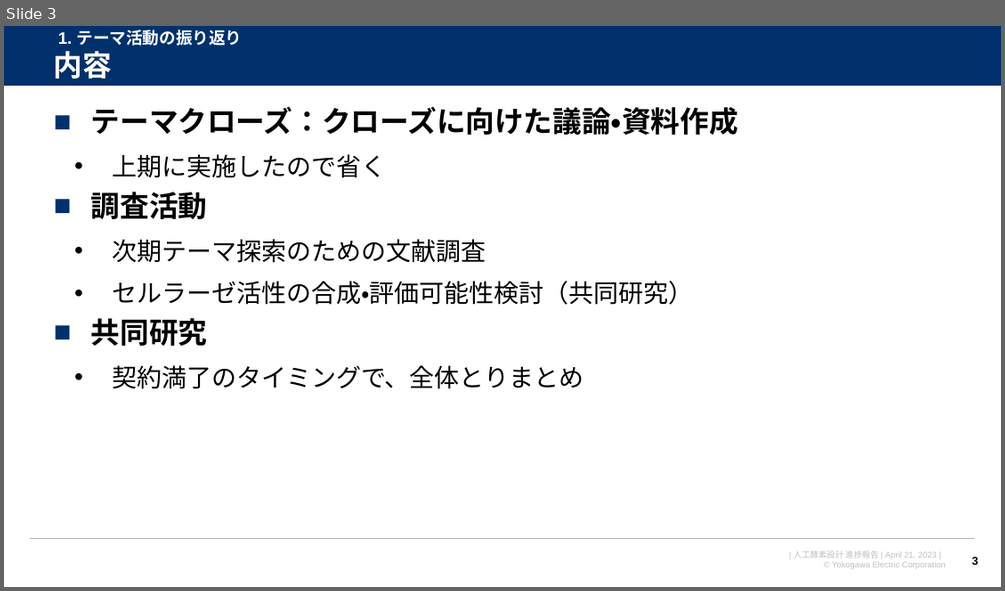
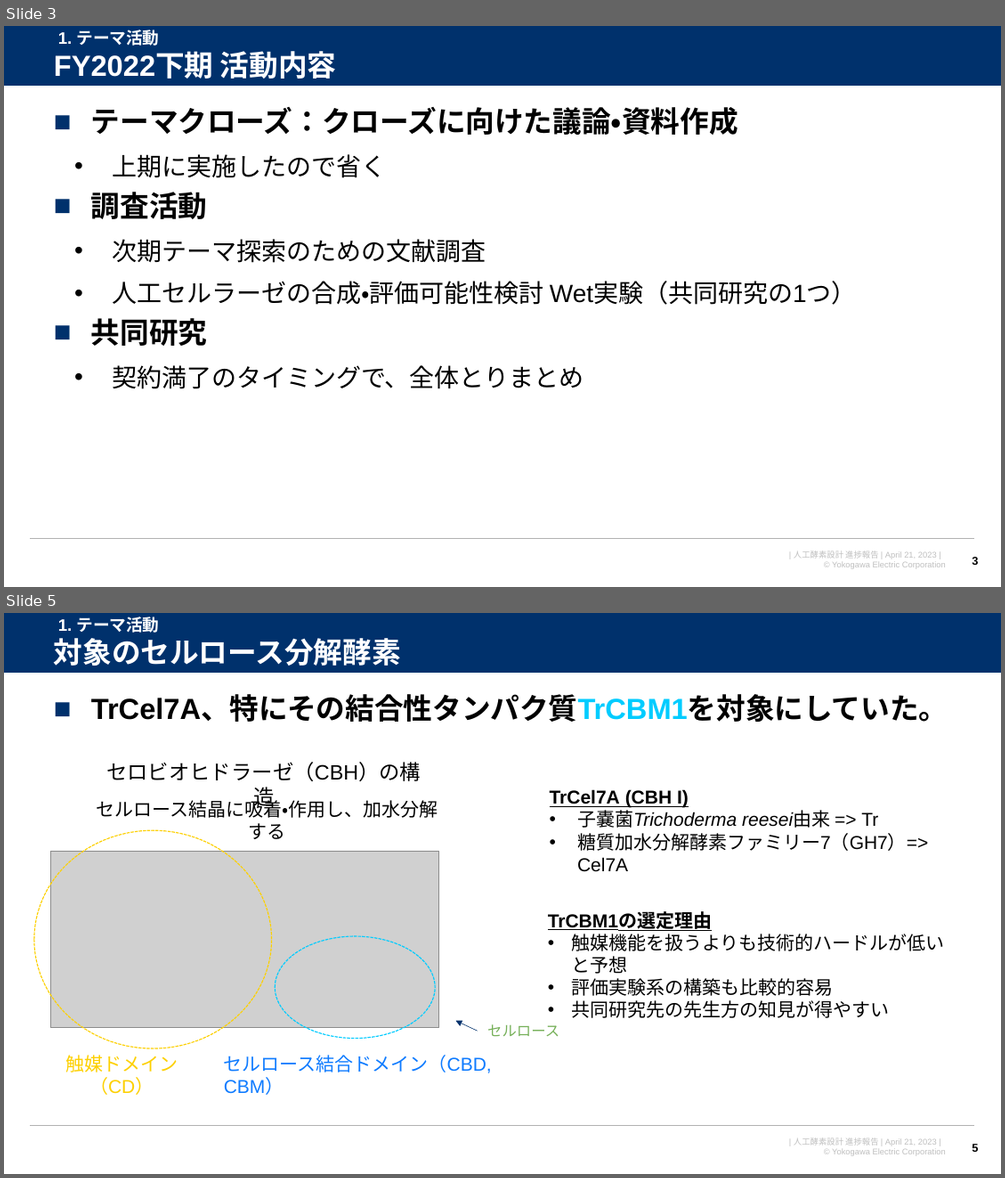
Before and after one commit to watarukumagai-git/denovo, a slide deck: joint_res/230421_人工酵素設計_進捗報告_rev.0.pptx. Shown one above the other, each under a label of ours: slide 3 before the commit, slides 3 and 5 after it; the slides between them are not shown. The pictures are 1005x591 and 1005x1178 pixels, drawn with LibreOffice and Linux fonts; fonts in the diff are those of the drawing; grey boxes stand for pictures; background and template pictures are left out. Boxes give left, top, right and bottom in pixels: in the first picture for what was removed or moved away, otherwise in the second. Text is boxed around its words. In the diff, an @@ line names an element or a change of style, - is before the commit and + after.

```diff
--- a/joint_res/230421_人工酵素設計_進捗報告_rev.0.pptx
+++ b/joint_res/230421_人工酵素設計_進捗報告_rev.0.pptx
@@ slide 5 added at (x1=4, y1=613, x2=1001, y2=1174), background #FFFFFF; not listed: 4 template elements that a slide beside it also shows @@
@@ title added at (x1=54, y1=638, x2=401, y2=666), 28 pt, text #FFFFFF, bold @@
+対象のセルロース分解酵素
@@ text added at (x1=58, y1=617, x2=160, y2=633), 16 pt, text #FFFFFF, bold @@
+1. テーマ活動
@@ text added at (x1=91, y1=696, x2=948, y2=722), 28 pt, text #000000, bold @@
+■ TrCel7A、特にその結合性タンパク質TrCBM1を対象にしていた。
@@ text added at (x1=106, y1=762, x2=421, y2=781), 20 pt, text #000000 @@
+セロビオヒドラーゼ（CBH）の構造
@@ text added at (x1=96, y1=797, x2=437, y2=818), 18 pt, text #000000 @@
+セルロース結晶に吸着・作用し、加水分解する
@@ text added at (x1=550, y1=789, x2=928, y2=851), 18 pt, text #000000 @@
+TrCel7A (CBH I)
+• 子嚢菌Trichoderma reesei由来 => Tr
+• 糖質加水分解酵素ファミリー7（GH7）=> Cel7A
@@ ellipse added at (x1=34, y1=831, x2=271, y2=1049), outline #FDD000 1 pt dashed @@
@@ picture added at (x1=51, y1=851, x2=439, y2=1028) @@
@@ text added at (x1=548, y1=912, x2=945, y2=1018), 18 pt, text #000000 @@
+TrCBM1の選定理由
+• 触媒機能を扱うよりも技術的ハードルが低いと予想
+• 評価実験系の構築も比較的容易
+• 共同研究先の先生方の知見が得やすい
@@ ellipse added at (x1=275, y1=936, x2=435, y2=1038), outline #00CCFF 1 pt dashed @@
@@ arrow added from (477, 1031) to (455, 1021), #00316C 0.5 pt @@
@@ text added at (x1=487, y1=1024, x2=559, y2=1037), 14 pt, text #76B059 @@
+セルロース
@@ text added at (x1=65, y1=1054, x2=178, y2=1094), 18 pt, text #FDD000 @@
+触媒ドメイン（CD）
@@ text added at (x1=224, y1=1054, x2=492, y2=1073), 18 pt, text #0E7BFF @@
+セルロース結合ドメイン（CBD, CBM）
@@ page number added at (x1=971, y1=1143, x2=978, y2=1151), 11 pt, text #000000, bold @@
+5
@@ slide 3 changed as well @@
@@ title at (x1=54, y1=51, x2=337, y2=79): text changed @@
-内容
+FY2022下期 活動内容
@@ text at (x1=58, y1=30, x2=160, y2=46): text changed @@
-1. テーマ活動の振り返り
+1. テーマ活動
@@ text at (x1=112, y1=281, x2=857, y2=305): text changed @@
-  • セルラーゼ活性の合成・評価可能性検討（共同研究）
+  • 人工セルラーゼの合成・評価可能性検討 Wet実験（共同研究の1つ）
```
Also in this commit, not shown: 8 other slides changed, 12 other slides added, 1 slide removed.
